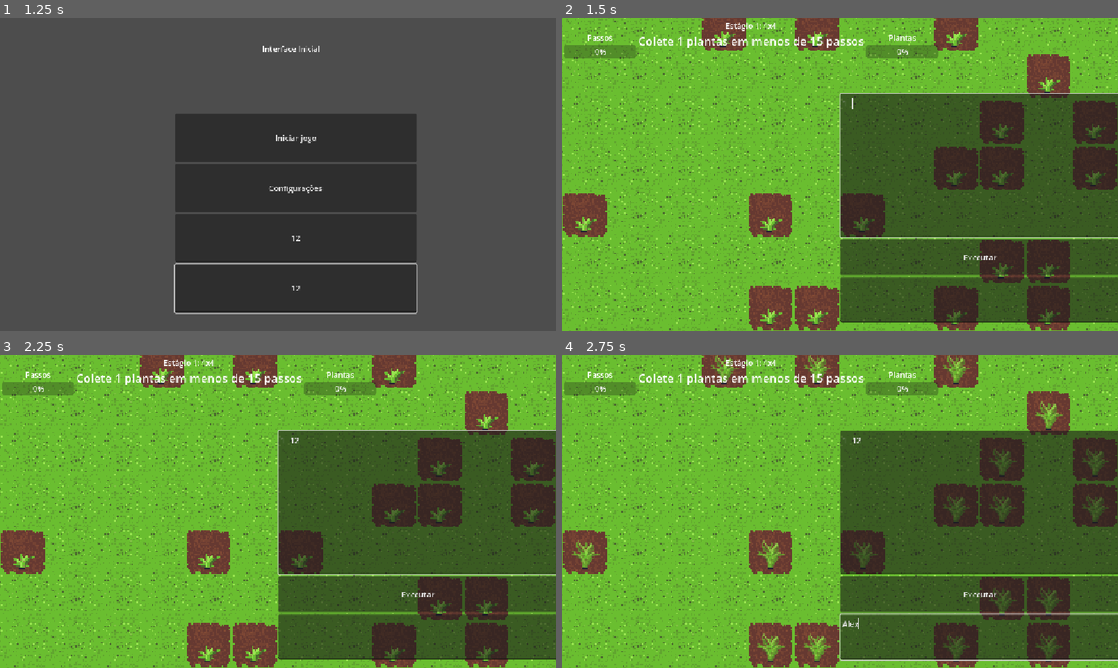
Above: before the commit, frames 1-4 (two rows, left to right).
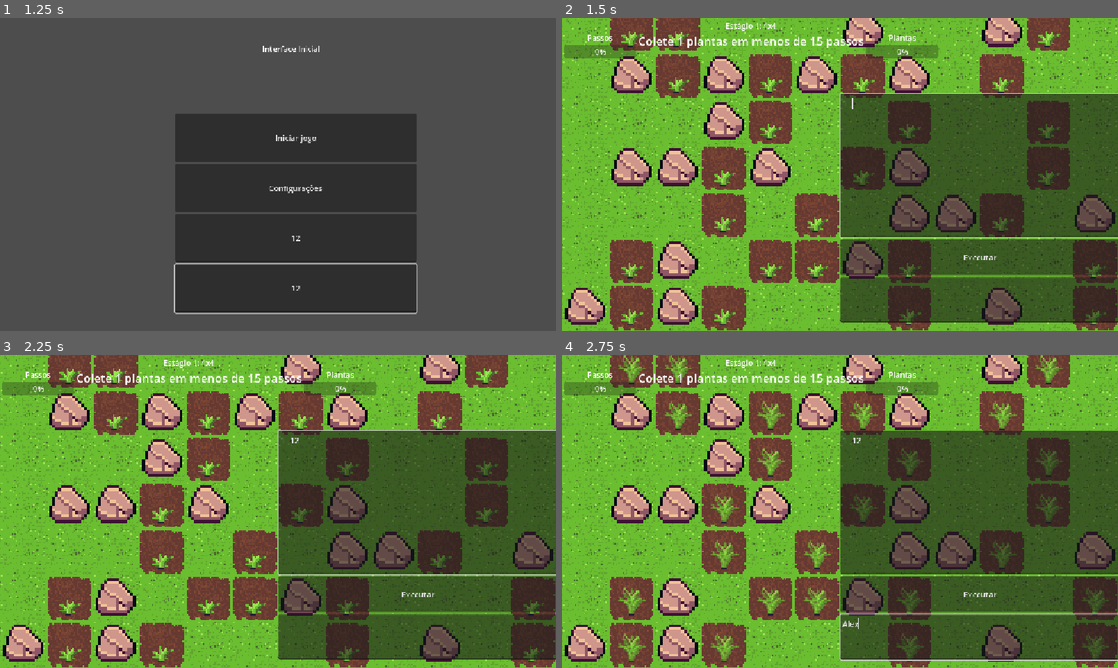
Above: after the commit, the same moments.

Repository: GameLab-UERJ/Monitoria-Estruturas-Algoritmos
Game: Godot game, scene res://scenes/control.tscn
Two runs of this game, one before a commit and one after it. Both use one fixed random seed, a clock stepped at 60 frames per second and the inputs below.
Inputs (mouse positions are in pixels of both pictures, inside the frame that each line leads up to):
- Up to frame 1 (1.25 s): click (294, 237) at 0.52 s; type "12" at 0.6 s; click (294, 287) at 0.75 s; type "12" at 0.83 s
- Up to frame 2 (1.5 s): click "Iniciar jogo" at 1.25 s
- Up to frame 3 (2.25 s): click (417, 502) at 2.02 s; type "12" at 2.1 s
- Up to frame 4 (2.75 s): click (979, 636) at 2.25 s; type "Alex" at 2.33 s

Frame 1 is identical in both runs. In frame 2, 54% of the frame differs, in the area x 0-100%, y 0-100%; in frame 3, 54%; in frame 4, 52%.

Commit message:
Adicionei o surgimento procedural de pedras e os estados das células

Diff:
--- a/assets/sprites/texturas-chao.tres
+++ b/assets/sprites/texturas-chao.tres
@@ -1,6 +1,7 @@
 [gd_resource type="TileSet" format=3 uid="uid://blgil7r7q0b6q"]
 
 [ext_resource type="Texture2D" uid="uid://bf5lxcafxcshg" path="res://assets/sprites/tileset.png" id="1_sh6xs"]
+[ext_resource type="Texture2D" uid="uid://2qqpjtikx38x" path="res://assets/sprites/Rocks.png" id="2_nxjpo"]
 
 [sub_resource type="PhysicsMaterial" id="PhysicsMaterial_xc2us"]
 
@@ -99,8 +100,144 @@
 2:9/0 = 0
 3:9/0 = 0
 
+[sub_resource type="TileSetAtlasSource" id="TileSetAtlasSource_3t21v"]
+texture = ExtResource("2_nxjpo")
+texture_region_size = Vector2i(32, 32)
+0:0/0 = 0
+0:0/0/physics_layer_0/polygon_0/points = PackedVector2Array(-16, -16, 16, -16, 16, 16, -16, 16)
+1:0/0 = 0
+2:0/0 = 0
+3:0/0 = 0
+4:0/0 = 0
+5:0/0 = 0
+6:0/0 = 0
+7:0/0 = 0
+8:0/0 = 0
+9:0/0 = 0
+10:0/0 = 0
+11:0/0 = 0
+0:1/0 = 0
+1:1/0 = 0
+2:1/0 = 0
+3:1/0 = 0
+4:1/0 = 0
+5:1/0 = 0
+6:1/0 = 0
+7:1/0 = 0
+8:1/0 = 0
+9:1/0 = 0
+10:1/0 = 0
+11:1/0 = 0
+0:2/0 = 0
+1:2/0 = 0
+2:2/0 = 0
+3:2/0 = 0
+4:2/0 = 0
+5:2/0 = 0
+6:2/0 = 0
+7:2/0 = 0
+8:2/0 = 0
+9:2/0 = 0
+10:2/0 = 0
+11:2/0 = 0
+0:3/0 = 0
+1:3/0 = 0
+2:3/0 = 0
+3:3/0 = 0
+4:3/0 = 0
+5:3/0 = 0
+6:3/0 = 0
+7:3/0 = 0
+8:3/0 = 0
+9:3/0 = 0
+10:3/0 = 0
+11:3/0 = 0
+0:4/0 = 0
+1:4/0 = 0
+2:4/0 = 0
+3:4/0 = 0
+4:4/0 = 0
+5:4/0 = 0
+6:4/0 = 0
+7:4/0 = 0
+8:4/0 = 0
+9:4/0 = 0
+10:4/0 = 0
+11:4/0 = 0
+0:5/0 = 0
+1:5/0 = 0
+2:5/0 = 0
+3:5/0 = 0
+4:5/0 = 0
+5:5/0 = 0
+6:5/0 = 0
+7:5/0 = 0
+8:5/0 = 0
+9:5/0 = 0
+10:5/0 = 0
+11:5/0 = 0
+0:6/0 = 0
+1:6/0 = 0
+2:6/0 = 0
+3:6/0 = 0
+4:6/0 = 0
+5:6/0 = 0
+6:6/0 = 0
+7:6/0 = 0
+8:6/0 = 0
+9:6/0 = 0
+10:6/0 = 0
+11:6/0 = 0
+0:7/0 = 0
+1:7/0 = 0
+2:7/0 = 0
+3:7/0 = 0
+4:7/0 = 0
+5:7/0 = 0
+6:7/0 = 0
+7:7/0 = 0
+8:7/0 = 0
+9:7/0 = 0
+10:7/0 = 0
+11:7/0 = 0
+0:8/0 = 0
+1:8/0 = 0
+2:8/0 = 0
+3:8/0 = 0
+0:9/0 = 0
+1:9/0 = 0
+2:9/0 = 0
+3:9/0 = 0
+5:9/0 = 0
+6:9/0 = 0
+7:9/0 = 0
+8:9/0 = 0
+9:9/0 = 0
+10:9/0 = 0
+0:10/0 = 0
+1:10/0 = 0
+2:10/0 = 0
+3:10/0 = 0
+5:10/0 = 0
+6:10/0 = 0
+7:10/0 = 0
+8:10/0 = 0
+9:10/0 = 0
+10:10/0 = 0
+0:11/0 = 0
+1:11/0 = 0
+2:11/0 = 0
+3:11/0 = 0
+5:11/0 = 0
+6:11/0 = 0
+7:11/0 = 0
+8:11/0 = 0
+9:11/0 = 0
+10:11/0 = 0
+
 [resource]
 tile_size = Vector2i(32, 32)
 physics_layer_0/collision_layer = 3
 physics_layer_0/physics_material = SubResource("PhysicsMaterial_xc2us")
 sources/0 = SubResource("TileSetAtlasSource_4f0e8")
+sources/1 = SubResource("TileSetAtlasSource_3t21v")
--- a/scenes/cena_inicial_do_jogo.tscn
+++ b/scenes/cena_inicial_do_jogo.tscn
@@ -18,6 +18,9 @@
 colunas_custom = 4
 
 [node name="Camera2D" type="Camera2D" parent="TileMapLayer" unique_id=430428835]
+
+[node name="CamadaObjetos" type="TileMapLayer" parent="TileMapLayer" unique_id=1524526632]
+tile_set = ExtResource("1_lbr3u")
 
 [node name="Player" parent="." unique_id=1531125137 groups=["player"] instance=ExtResource("3_ilbva")]
 position = Vector2(349, 220)
--- a/scenes/nivel2.tscn
+++ b/scenes/nivel2.tscn
@@ -20,6 +20,9 @@
 [node name="Camera2D" type="Camera2D" parent="TileMapLayer" unique_id=430428835]
 offset = Vector2(200, -100)
 zoom = Vector2(0.75, 0.75)
+
+[node name="CamadaObjetos" type="TileMapLayer" parent="TileMapLayer" unique_id=2113550772]
+tile_set = ExtResource("1_gjslu")
 
 [node name="Player" parent="." unique_id=1531125137 groups=["player"] instance=ExtResource("3_4wggy")]
 position = Vector2(349, 220)
--- a/scenes/nivel3.tscn
+++ b/scenes/nivel3.tscn
@@ -20,6 +20,9 @@
 [node name="Camera2D" type="Camera2D" parent="TileMapLayer" unique_id=430428835]
 offset = Vector2(200, -200)
 zoom = Vector2(0.75, 0.75)
+
+[node name="CamadaObjetos" type="TileMapLayer" parent="TileMapLayer" unique_id=698847564]
+tile_set = ExtResource("1_27ws7")
 
 [node name="Player" parent="." unique_id=1531125137 groups=["player"] instance=ExtResource("3_gcwk2")]
 position = Vector2(349, 220)
--- a/scripts/tile_map_layer.gd
+++ b/scripts/tile_map_layer.gd
@@ -2,7 +2,8 @@
 @export var linhas_custom: int
 @export var colunas_custom: int
 @onready var timer = get_parent().get_node("Timer")
-var dados_plantas = {}
+@onready var camada_objetos = $CamadaObjetos
+var estado_celulas = {}
 
 func _ready() -> void:
 	if timer:
@@ -28,62 +29,142 @@
 	for x in range(-1, colunas_custom + 1):
 		for y in range(-1, linhas_custom + 1):
 			var pos = Vector2i(x, y)
+
+			# Bordas (Paredes invisíveis)
 			if x == -1 or x == colunas_custom or y == -1 or y == linhas_custom:
-				set_cell(pos,0,Vector2i(2,4))
+				set_cell(pos, 0, Vector2i(2, 4))
+
+			# Área útil do mapa
 			else:
-				if randf() >= 0.7:
-					set_cell(pos,0,Vector2i(2,1))
-					dados_plantas[pos] = {"status": "broto", "segundos": 0}
+				var sorteio = randf() # Sorteia um número de 0.0 a 1.0
+
+				# 1. GERAÇÃO DE PEDRA (15% de chance)
+				if sorteio < 0.15:
+					# PRIMEIRO: Coloca a terra/grama no mapa base (exatamente como faz na terra vazia)
+					set_cell(pos, 0, Vector2i(0, 0))
+
+					# SEGUNDO: Coloca a pedra por cima, na nova Camada de Objetos
+					# (Lembre de ajustar o Vector2i(0, 0) para a coordenada real da pedra clara no seu tileset)
+					camada_objetos.set_cell(pos, 1, Vector2i(0, 0))
+
+					estado_celulas[pos] = {
+						"terreno": "pedra",
+						"ocupacao": "obstaculo",
+						"tipo_planta": "nenhum",
+						"estagio": "nenhum",
+						"umidade": 0.0,
+						"fertilidade": 0.0,
+						"praga": false,
+						"segundos": 0
+					}
+
+				# 2. GERAÇÃO DE BROTO (30% de chance)
+				elif sorteio < 0.45:
+					set_cell(pos, 0, Vector2i(2, 1))
+					estado_celulas[pos] = {
+						"terreno": "solo",
+						"ocupacao": "planta",
+						"tipo_planta": "milho",
+						"estagio": "broto",
+						"umidade": 100.0,
+						"fertilidade": 100.0,
+						"praga": false,
+						"segundos": 0
+					}
+
+				# 3. GERAÇÃO DE TERRA VAZIA (55% de chance)
 				else:
 					set_cell(pos, 0, Vector2i(0, 0))
-					dados_plantas[pos] = {"status": "terra", "segundos": 0}
+					estado_celulas[pos] = {
+						"terreno": "solo",
+						"ocupacao": "vazio",
+						"tipo_planta": "nenhum",
+						"estagio": "nenhum",
+						"umidade": 100.0,
+						"fertilidade": 100.0,
+						"praga": false,
+						"segundos": 0
+					}
 
 func processar_crescimento():
-	for pos in dados_plantas.keys():
-		var planta = dados_plantas[pos]
-		if planta.status == "broto":
-			planta.segundos += 1
-			if planta.segundos == 1:
+	# Agora iteramos sobre o novo dicionário estado_celulas
+	for pos in estado_celulas.keys():
+		var celula = estado_celulas[pos]
+
+		# A checagem agora é feita pela chave 'estagio'
+		if celula.estagio == "broto":
+			celula.segundos += 1
+			if celula.segundos == 1:
 				set_cell(pos, 0, Vector2i(3, 1))
-			elif planta.segundos == 2:
+			elif celula.segundos == 2:
 				set_cell(pos, 0, Vector2i(4, 1))
-			elif planta.segundos >= 3:
+			elif celula.segundos >= 3:
 				var flor_final = Vector2i(randi_range(0, 4), randi_range(2, 3))
 				set_cell(pos, 0, flor_final)
-				planta.status = "flor"
+				celula.estagio = "flor" # Atualizamos o estágio para flor
 		else:
 			pass
 
 func _on_timer_timeout() -> void:
 	processar_crescimento()
+
 func tentar_plantar(player_pos: Vector2) -> bool:
-	var pos_grid = local_to_map(player_pos / 3.0)
-	if not dados_plantas.has(pos_grid):
+	# Ajustado para usar a variável dinâmica "scale" em vez de 3.0 fixo
+	var pos_grid = local_to_map(player_pos / scale)
+
+	if not estado_celulas.has(pos_grid):
 		return false
-	if dados_plantas[pos_grid].status != "terra":
+
+	var celula = estado_celulas[pos_grid]
+
+	# Só pode plantar se for solo E estiver vazio
+	if celula.terreno != "solo" or celula.ocupacao != "vazio":
 		return false
+
 	set_cell(pos_grid, 0, Vector2i(2, 1))
-	dados_plantas[pos_grid] = {"status": "broto", "segundos": 0}
+
+	# Atualiza todos os parâmetros da célula
+	celula.ocupacao = "planta"
+	celula.tipo_planta = "milho" # Ou a semente que o jogador escolheu
+	celula.estagio = "broto"
+	celula.segundos = 0
+
 	return true
 
 func tentar_colher(player_pos: Vector2) -> bool:
-	var pos_grid = local_to_map(player_pos / 3.0)
-	if not dados_plantas.has(pos_grid):
+	# Ajustado para usar a variável dinâmica "scale"
+	var pos_grid = local_to_map(player_pos / scale)
+
+	if not estado_celulas.has(pos_grid):
 		return false
-	if dados_plantas[pos_grid].status != "flor":
+
+	var celula = estado_celulas[pos_grid]
+
+	if celula.estagio != "flor":
 		return false
+
 	set_cell(pos_grid, 0, Vector2i(0, 0))
-	dados_plantas[pos_grid] = {"status": "terra", "segundos": 0}
+
+	# Reseta a célula de volta para o estado de terra vazia
+	celula.ocupacao = "vazio"
+	celula.tipo_planta = "nenhum"
+	celula.estagio = "nenhum"
+	celula.segundos = 0
+
 	return true
 
 func pode_plantar(player_pos: Vector2) -> bool:
-	var pos_grid = local_to_map(player_pos / 3.0)
-	if not dados_plantas.has(pos_grid):
+	var pos_grid = local_to_map(player_pos / scale)
+	if not estado_celulas.has(pos_grid):
 		return false
-	return dados_plantas[pos_grid].status == "terra"
+
+	var celula = estado_celulas[pos_grid]
+	return celula.terreno == "solo" and celula.ocupacao == "vazio"
 
 func pode_colher(player_pos: Vector2) -> bool:
-	var pos_grid = local_to_map(player_pos / 3.0)
-	if not dados_plantas.has(pos_grid):
+	var pos_grid = local_to_map(player_pos / scale)
+	if not estado_celulas.has(pos_grid):
 		return false
-	return dados_plantas[pos_grid].status == "flor"
+
+	var celula = estado_celulas[pos_grid]
+	return celula.estagio == "flor"
Not shown: 1 places in scenes/cena_inicial_do_jogo.tscn that only renumber resources
Not shown: 1 places in scenes/nivel2.tscn that only renumber resources
Not shown: 1 places in scenes/nivel3.tscn that only renumber resources
